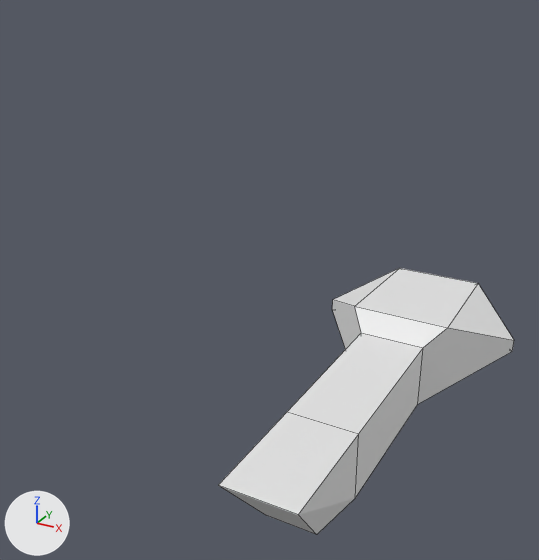
Before and after pictures for a commit that changed the Blender file 3D models/robotic_spider.blend.
The view is the same before and after, from a 50 mm lens placed at (3.9, -10.75, 7.14), pointed at (-1.85, -0.29, 1.92). Every picture has the same lights, and +X, +Y and +Z are marked at lower left. Mesh edges are drawn as thin lines.
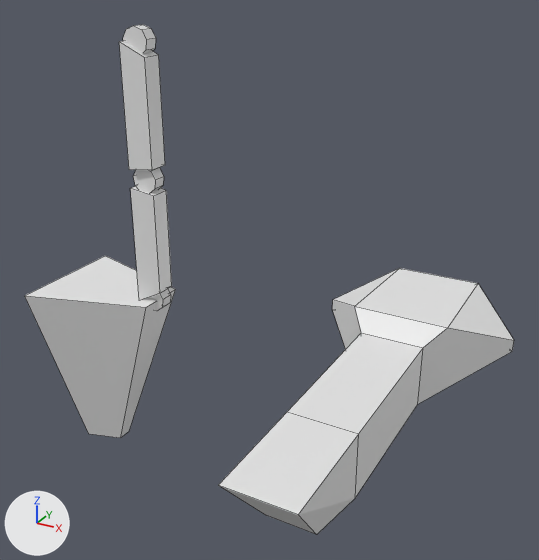
The newer file is also turned or shifted as a whole; pictures and numbers use the older file's frame.

Location of each change, (x1, y1, x2, y2) in pixels of the pictures (539 x 560 px):
'Cube.003', added: after (25, 256, 176, 438)
'Cube.002', added: after (119, 41, 165, 170)
'Cube.001', added: after (131, 186, 172, 299)
'Cylinder.002', added: after (123, 25, 156, 54)
'Cylinder', added: after (133, 168, 164, 193)
'Cylinder.001', added: after (148, 289, 171, 311)

Edits to the bpy script that builds the scene:
```text
Add me_cylinder_002:
    me_cylinder_002.from_pydata(...)  # a 9-sided cylinder along y spanning x -0.207..0.207, y -0.108..0.108, z -0.197..0.21
Add me_cube_003:
    me_cube_003.from_pydata([(-0.64, -0.3, -2.0), (-1.0, -1.0, 1.0), (-0.64, 0.3, -2.0), (-1.0, 1.0, 1.0), (-0.04, -0.12, -2.0), (1.0, -0.4, 1.0), (-0.04, 0.12, -2.0), (1.0, 0.4, 1.0)], [], [(0, 1, 3, 2), (2, 3, 7, 6), (6, 7, 5, 4), (4, 5, 1, 0), (2, 6, 4, 0), (7, 3, 1, 5)])
Add me_cube_002:
    me_cube_002.from_pydata([(0.2, 0.16, -0.8), (0.2, 0.16, 0.8), (0.2, -0.16, -0.8), (0.2, -0.16, 0.8), (-0.2, 0.2, -0.83), (-0.2, 0.2, 1.0), (-0.2, -0.2, -0.83), (-0.2, -0.2, 1.0)], [], [(0, 1, 3, 2), (2, 3, 7, 6), (6, 7, 5, 4), (4, 5, 1, 0), (2, 6, 4, 0), (7, 3, 1, 5)])
Add me_cube:
    me_cube.from_pydata([(0.2, 0.16, -0.8), (0.2, 0.16, 0.8), (0.2, -0.16, -0.8), (0.2, -0.16, 0.8), (-0.2, 0.2, -1.0), (-0.2, 0.2, 0.88), (-0.2, -0.2, -1.0), (-0.2, -0.2, 0.88)], [], [(0, 1, 3, 2), (2, 3, 7, 6), (6, 7, 5, 4), (4, 5, 1, 0), (2, 6, 4, 0), (7, 3, 1, 5)])
Add ob_cylinder_002:
    ob_cylinder_002 = bpy.data.objects.new('Cylinder.002', me_cylinder_002)
    ob_cylinder_002.location = (-3.0, -2.0, 6.0)
Add ob_cube_003:
    ob_cube_003 = bpy.data.objects.new('Cube.003', me_cube_003)
    ob_cube_003.location = (-3.9, -2.0, 1.03)
Add ob_cylinder_001:
    ob_cylinder_001 = bpy.data.objects.new('Cylinder.001', me_cylinder_002.copy())
    ob_cylinder_001.location = (-3.0, -2.0, 2.03)
Add ob_cylinder:
    ob_cylinder = bpy.data.objects.new('Cylinder', me_cylinder_002.copy())
    ob_cylinder.location = (-3.0, -2.0, 4.0)
Add ob_cube_002:
    ob_cube_002 = bpy.data.objects.new('Cube.002', me_cube_002)
    ob_cube_002.location = (-3.0, -2.0, 5.0)
Add ob_cube_001:
    ob_cube_001 = bpy.data.objects.new('Cube.001', me_cube)
    ob_cube_001.location = (-3.0, -2.0, 3.0)
```
